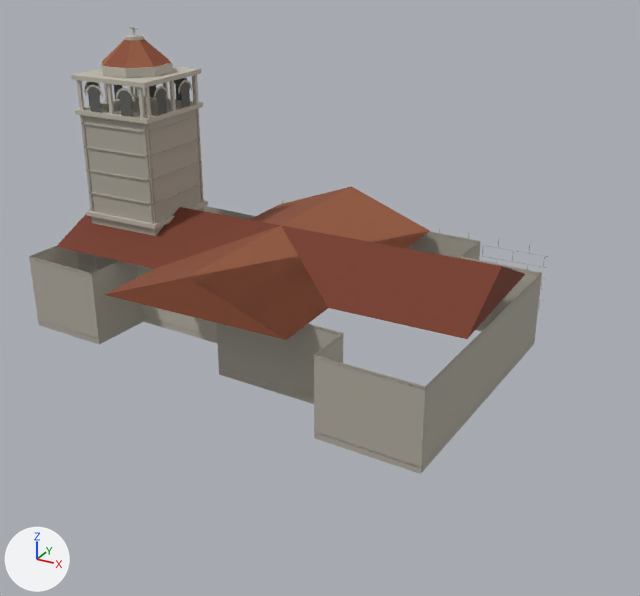
An edit to the glTF model public/village/focal-sites/church.glb, drawn before and after from the same camera.
The view is the same before and after, from a 50 mm camera at (31.0, -53.5, 30.0) aimed at (2.8, -2.2, 4.4). Every picture has the same lights, and +X, +Y and +Z are marked at lower left. The picture after the commit comes second. Vertices at exactly the same position are counted once.

Objects in the first picture: 'focal:church'.
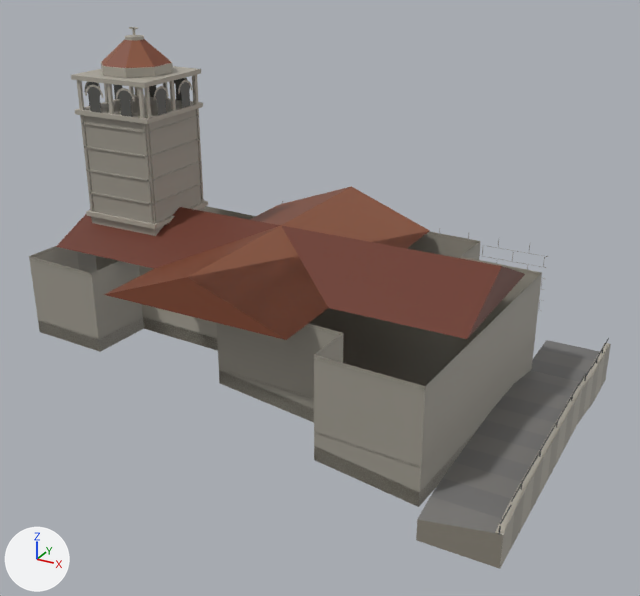
Boxes (x1, y1, x2, y2) around the edits, measured in the pictures (640 x 596 px):
'focal:church', reshaped (12% wider, 21% taller): before (29, 27, 548, 474); after (29, 27, 611, 569)
part 1 of me_focal_church_mesh, added: after (416, 340, 611, 569)
part 2 of me_focal_church_mesh, added: after (522, 383, 580, 482)
part 3 of me_focal_church_mesh, added: after (308, 308, 479, 386)
part 4 of me_focal_church_mesh, built on: before (29, 206, 542, 474); after (29, 206, 542, 507)

The edits, one by one:
me_focal_church_mesh is used by ob_focal_church; location (0.0, 0.0, 0.0).
me_focal_church_mesh had 1165 vertices, 1325 faces and spanned x -18.9..16.2, y -12.9..11.6, z 0.0..22.0.
me_focal_church_mesh now has 1416 vertices, 1730 faces and spans x -18.9..20.9, y -14.4..12.3, z -4.5..22.0.
me_focal_church_mesh part 1: a new loose piece of 77 vertices spanning x 15.8..20.9, y -14.4..12.3, z -4.5..-0.7, in mat_focal_church_vertex_colors.
me_focal_church_mesh part 2: a new loose piece of 32 vertices spanning x 20.6..20.7, y -10.6..2.8, z -0.2, in mat_focal_church_vertex_colors.
me_focal_church_mesh part 3: a new loose piece of 15 vertices spanning x -18.9..16.2, y -12.9..11.5, z -0.2, in mat_focal_church_vertex_colors.
Part 4, on me_focal_church_mesh:
15 vertices are removed from x -18.9..16.2, y -12.9..11.5, z 0.0.
43 faces are deleted.
4 vertices in x -16.8..-10.5, y -3.8..2.5, z 0.0 move by (0.0, 0.0, -0.6).
6 vertices move within x -18.9..-1.6, y -9.1..8.1, z 0.4.
24 vertices are added at x -18.9..16.2, y -12.9..11.5, z -3.0..0.4.
6 new vertices lie (0.0, 0.0, -6.4) away from vertices in x -18.9..-1.6, y -9.1..8.1, z 5.8.
73 new faces join them.
Other edits to the shape of me_focal_church_mesh do not show in these pictures.
